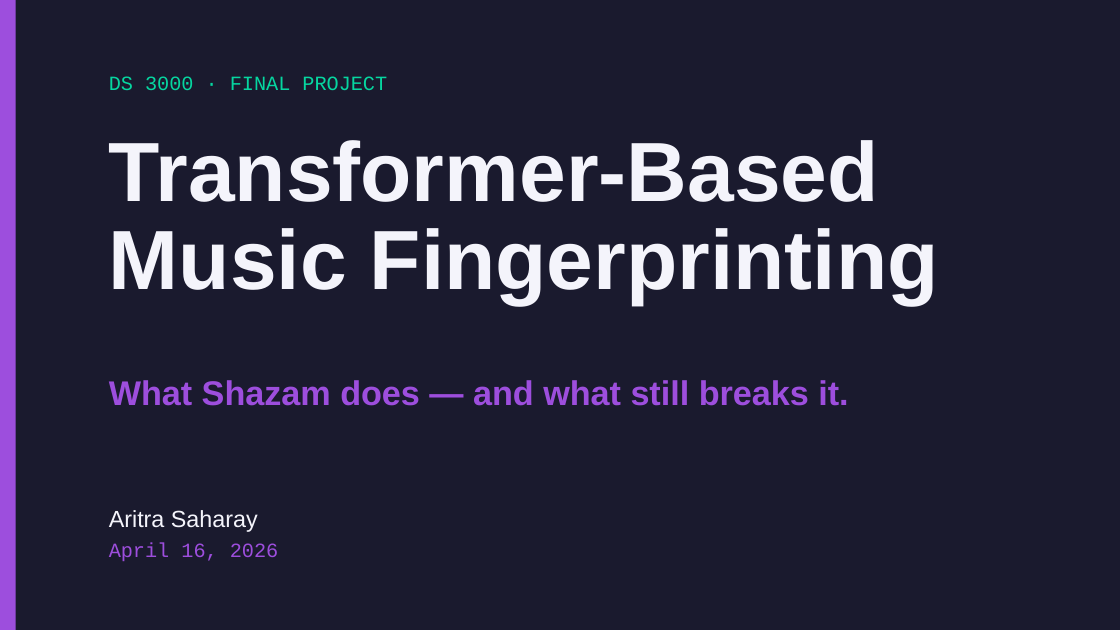
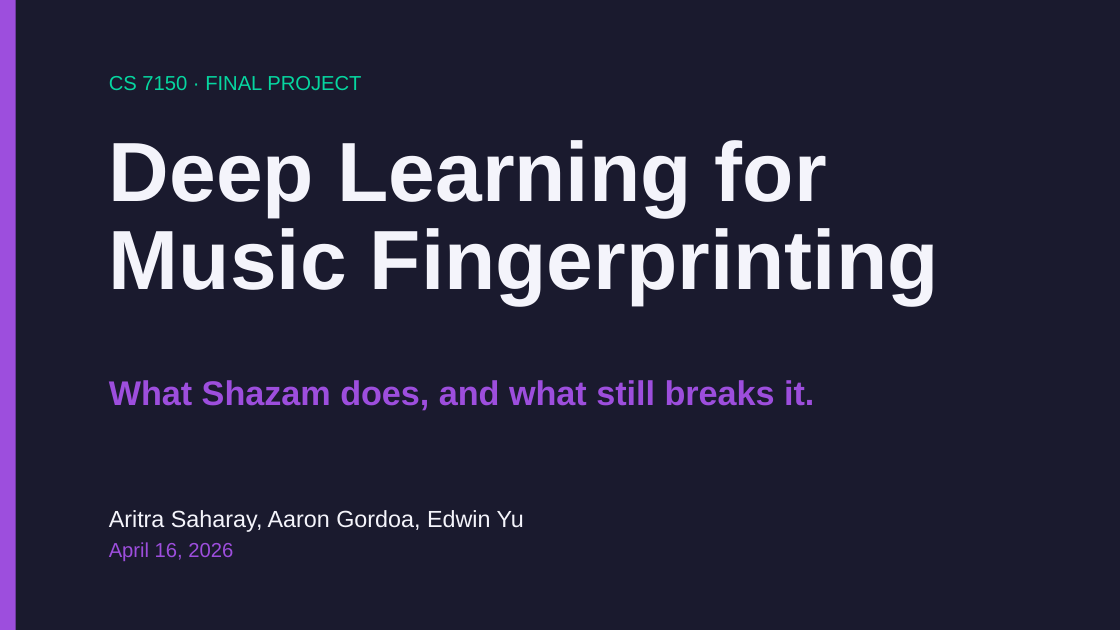
Before and after one commit to Ari-S-123/transformer-fingerprinting, a slide deck: slide 1 of Transformer-Fingerprinting-Presentation.pptx. Drawn at 1120x630 pixels with LibreOffice and Linux fonts; fonts in the diff are those of the drawing. Boxes give left, top, right and bottom in pixels: in the first picture for what was removed or moved away, otherwise in the second. Text is boxed around its words. In the diff, an @@ line names an element or a change of style, - is before the commit and + after.

```diff
--- a/Transformer-Fingerprinting-Presentation.pptx
+++ b/Transformer-Fingerprinting-Presentation.pptx
@@ text at <box>109,76,361,90</box>: text changed; font Courier New to Arial @@
-DS 3000 · FINAL PROJECT
+CS 7150 · FINAL PROJECT
@@ text at <box>109,140,939,304</box>: text changed @@
-Transformer-Based Music Fingerprinting
+Deep Learning for Music Fingerprinting
@@ text at <box>109,380,814,411</box>: text changed @@
-What Shazam does — and what still breaks it.
+What Shazam does, and what still breaks it.
@@ text "April 16, 2026" at <box>109,542,233,561</box>: font Courier New to Arial @@
@@ text at <box>109,510,524,532</box>: text changed @@
-Aritra Saharay
+Aritra Saharay, Aaron Gordoa, Edwin Yu
```
Also in this commit, not shown: 17 other slides changed.
